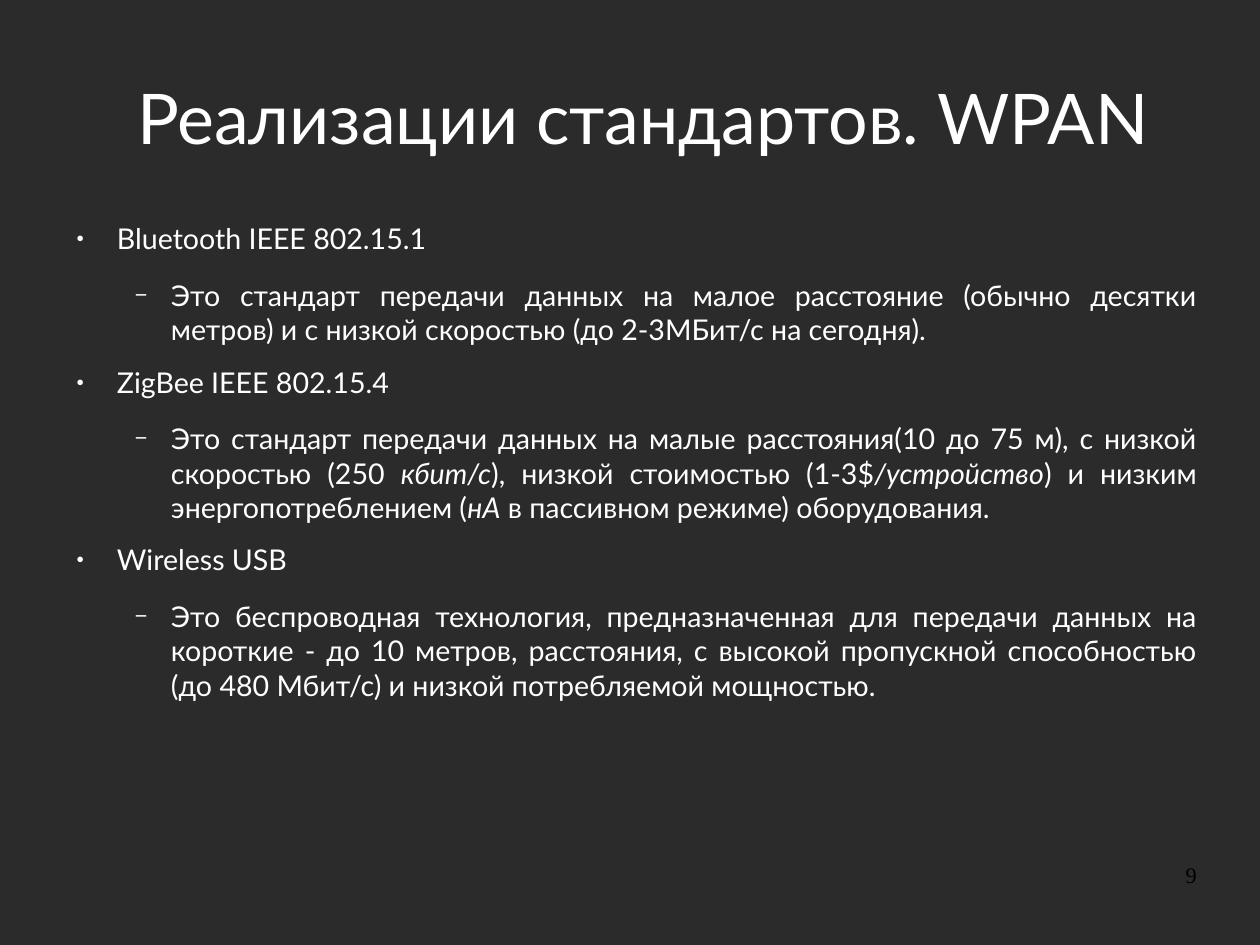
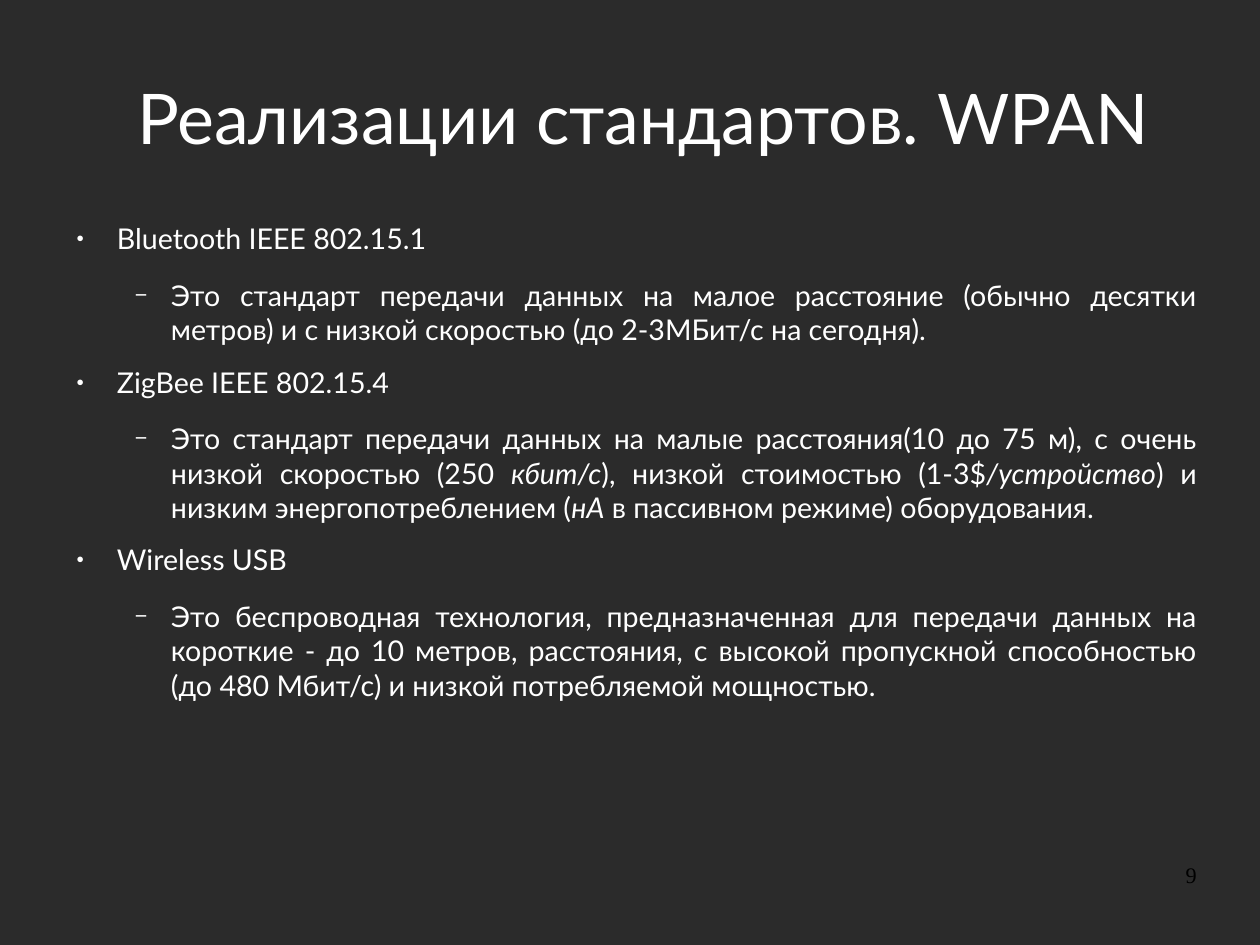
Before and after one commit to aeremenok/a-team-777, a slide deck: slide 9 of 10/smm/doc/eav_wireless.odp. Drawn at 1260x945 pixels with LibreOffice and Linux fonts; fonts in the diff are those of the drawing; background and template pictures are left out; a plain dark background stands for a picture behind light text. Boxes give left, top, right and bottom in pixels: in the first picture for what was removed or moved away, otherwise in the second. Text is boxed around its words. In the diff, an @@ line names an element or a change of style, - is before the commit and + after.

```diff
--- a/10/smm/doc/eav_wireless.odp
+++ b/10/smm/doc/eav_wireless.odp
@@ text at bbox=[171, 427, 1196, 523]: text changed @@
-  − Это стандарт передачи данных на малые расстояния(10 до 75 м), с низкой скоростью (250 кбит/с), низкой стоимостью (1-3$/устройство) и низким энергопотреблением (нА в пассивном режиме) оборудования.
+  − Это стандарт передачи данных на малые расстояния(10 до 75 м), с очень низкой скоростью (250 кбит/с), низкой стоимостью (1-3$/устройство) и низким энергопотреблением (нА в пассивном режиме) оборудования.
```
Also in this commit, not shown: 7 other slides changed, 1 slide removed.
